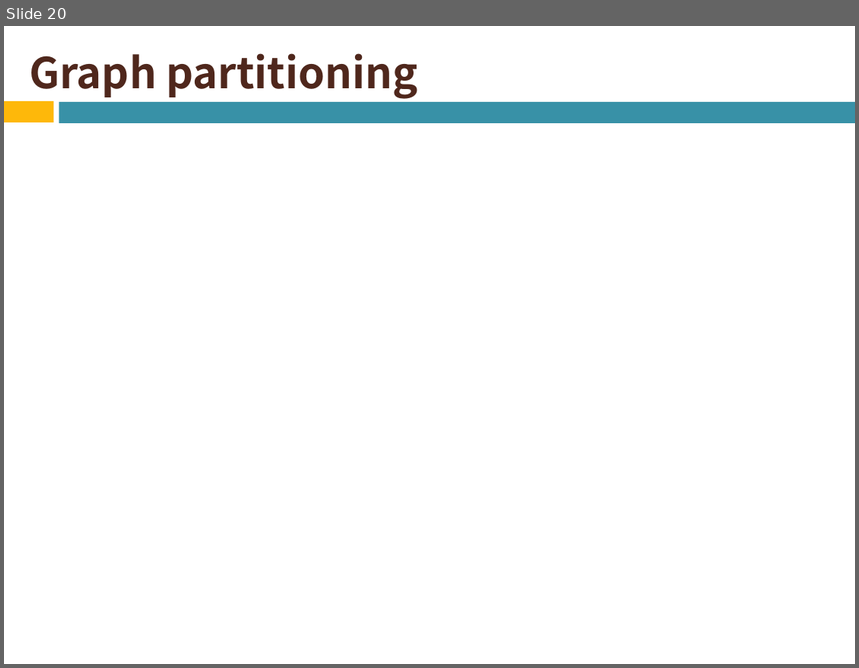
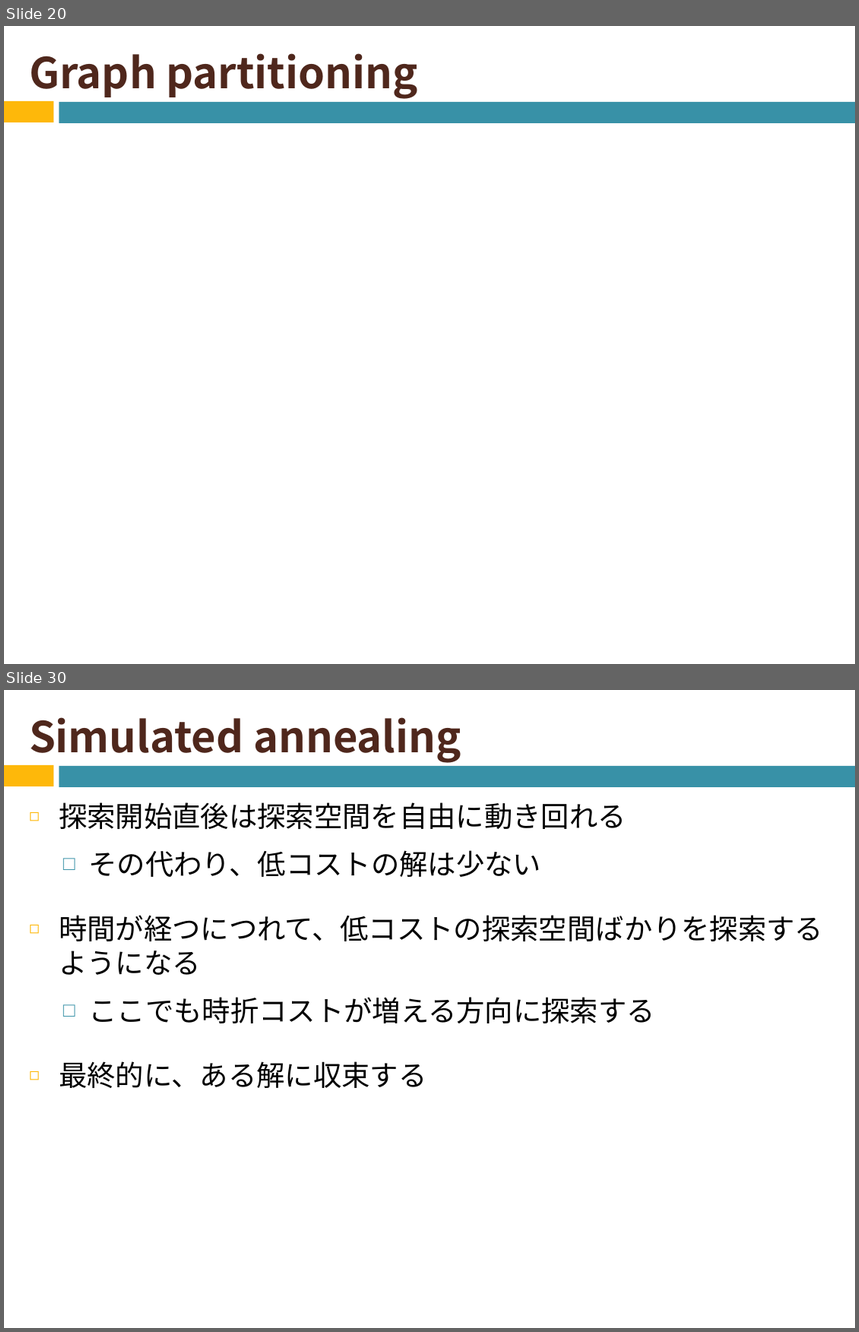
Before and after one commit to naruse-takamasa/seminar, a slide deck: slide/CopingWithNPCompleteness2.potx. Shown one above the other, each under a label of ours: slide 20 before the commit, slides 20 and 30 after it; the slides between them are not shown. The pictures are 859x668 and 859x1332 pixels, drawn with LibreOffice and Linux fonts; fonts in the diff are those of the drawing; grey boxes stand for pictures. Boxes give left, top, right and bottom in pixels: in the first picture for what was removed or moved away, otherwise in the second. Text is boxed around its words. In the diff, an @@ line names an element or a change of style, - is before the commit and + after.

```diff
--- a/slide/CopingWithNPCompleteness2.potx
+++ b/slide/CopingWithNPCompleteness2.potx
@@ slide 30 added at (4, 690, 855, 1328), background #FFFFFF; not listed: 2 template elements that a slide beside it also shows @@
@@ title added at (29, 717, 462, 763), 36 pt, text #4F271C, bold @@
+Simulated annealing
@@ text added at (59, 802, 823, 1088), 24 pt, text #000000 @@
+◻ 探索開始直後は探索空間を自由に動き回れる
+  □ その代わり、低コストの解は少ない
+◻ 時間が経つにつれて、低コストの探索空間ばかりを探索するようになる
+  □ ここでも時折コストが増える方向に探索する
+◻ 最終的に、ある解に収束する
```
Also in this commit, not shown: 12 other slides added.
